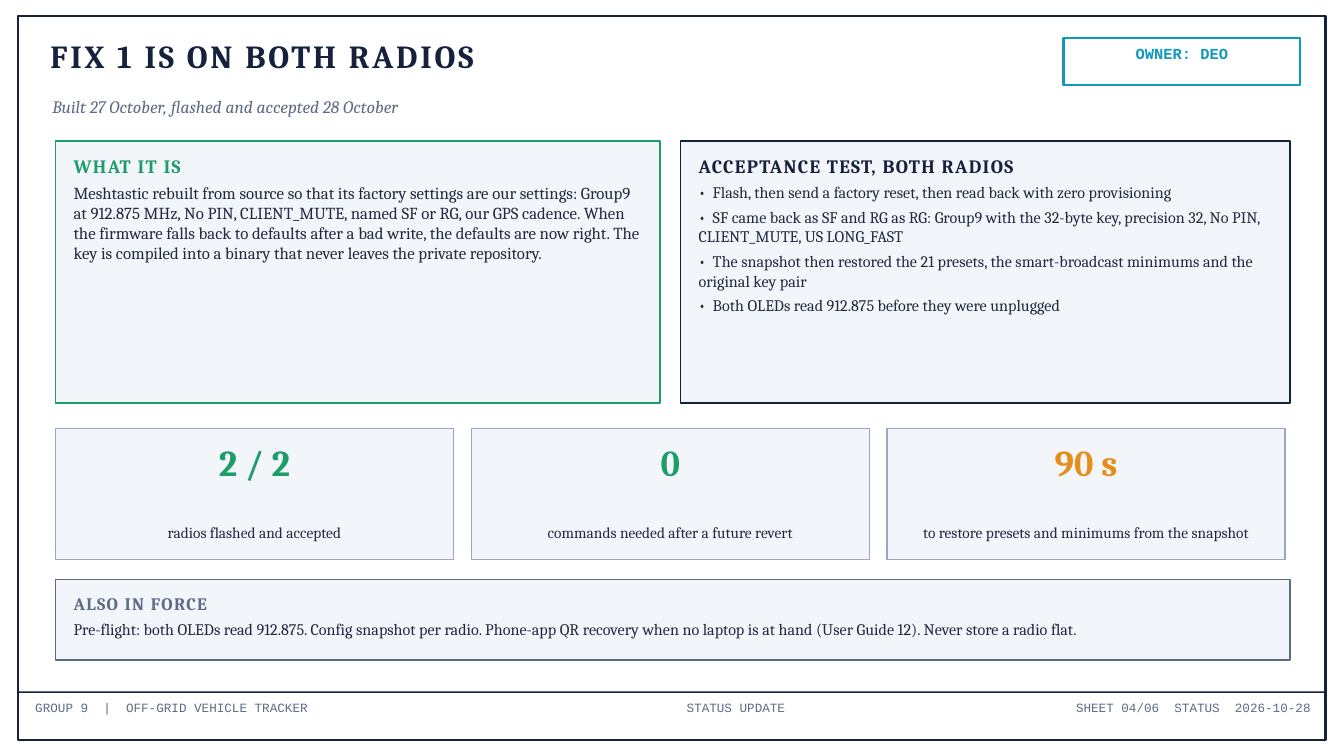
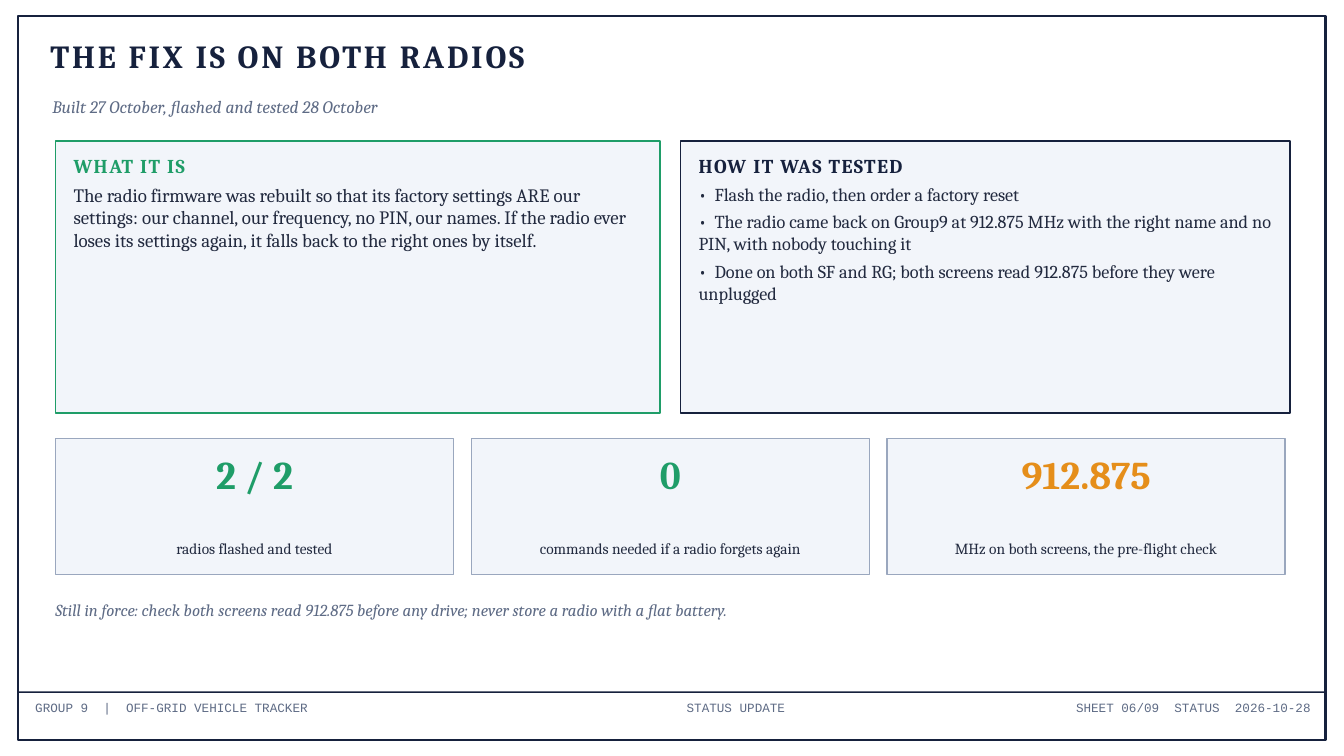
Before and after one commit to deosgracius/offgrid-vehicle-tracker, a slide deck: slide 6 of docs/presentations/Group9_Status_2026-10-28.pptx (slide 4 before the commit). Drawn at 1344x756 pixels with LibreOffice and Linux fonts; fonts in the diff are those of the drawing. Boxes give left, top, right and bottom in pixels: in the first picture for what was removed or moved away, otherwise in the second. Text is boxed around its words. In the diff, an @@ line names an element or a change of style, - is before the commit and + after.

```diff
--- a/docs/presentations/Group9_Status_2026-10-28.pptx
+++ b/docs/presentations/Group9_Status_2026-10-28.pptx
@@ text at (50, 46, 525, 69): text changed @@
-FIX 1 IS ON BOTH RADIOS
+THE FIX IS ON BOTH RADIOS
@@ rectangle removed at (1064, 38, 1301, 85) @@
@@ text removed at (1136, 48, 1228, 59) @@
-OWNER: DEO
@@ text at (52, 101, 378, 117): text changed @@
-Built 27 October, flashed and accepted 28 October
+Built 27 October, flashed and tested 28 October
@@ rectangle: place and size @@
-rectangle at (55, 141, 660, 403)
+rectangle at (55, 141, 660, 413)
@@ rectangle: place and size @@
-rectangle at (681, 141, 1291, 403)
+rectangle at (681, 141, 1291, 413)
@@ text at (74, 159, 185, 173): size 13.5 to 14 pt in "WHAT IT IS" @@
@@ text at (699, 159, 1271, 304): text changed; size 11.5 to 13 pt @@
-ACCEPTANCE TEST, BOTH RADIOS
-• Flash, then send a factory reset, then read back with zero provisioning
-• SF came back as SF and RG as RG: Group9 with the 32-byte key, precision 32, No PIN, CLIENT_MUTE, US LONG_FAST
-• The snapshot then restored the 21 presets, the smart-broadcast minimums and the original key pair
-• Both OLEDs read 912.875 before they were unplugged
+HOW IT WAS TESTED
+• Flash the radio, then order a factory reset
+• The radio came back on Group9 at 912.875 MHz with the right name and no PIN, with nobody touching it
+• Done on both SF and RG; both screens read 912.875 before they were unplugged
@@ text at (74, 188, 626, 251): text changed; size 12 to 13.5 pt @@
-Meshtastic rebuilt from source so that its factory settings are our settings: Group9 at 912.875 MHz, No PIN, CLIENT_MUTE, named SF or RG, our GPS cadence. When the firmware falls back to defaults after a bad write, the defaults are now right. The key is compiled into a binary that never leaves the private repository.
+The radio firmware was rebuilt so that its factory settings ARE our settings: our channel, our frequency, no PIN, our names. If the radio ever loses its settings again, it falls back to the right ones by itself.
@@ rectangle: place and size @@
-rectangle at (55, 429, 454, 560)
+rectangle at (55, 439, 454, 575)
@@ rectangle: place and size @@
-rectangle at (471, 429, 869, 560)
+rectangle at (471, 439, 869, 575)
@@ rectangle: place and size @@
-rectangle at (887, 429, 1286, 560)
+rectangle at (887, 439, 1286, 575)
@@ text "2 / 2": place and size @@
-text "2 / 2" at (219, 451, 290, 476)
+text "2 / 2" at (216, 462, 293, 489)
@@ text "2 / 2" at (216, 462, 293, 489): size 26 to 28 pt @@
@@ text "0" at (660, 462, 681, 490): size 26 to 28 pt @@
@@ text "0": place and size @@
-text "0" at (661, 451, 680, 477)
+text "0" at (660, 462, 681, 490)
@@ text added at (1022, 462, 1151, 490), 28 pt, text #E58E1A, bold @@
+912.875
@@ text removed at (1055, 451, 1117, 477) @@
-90 s
@@ text removed at (923, 527, 1249, 542) @@
-to restore presets and minimums from the snapshot
@@ text at (176, 543, 332, 554): text changed @@
-radios flashed and accepted
+radios flashed and tested
@@ text at (540, 543, 800, 558): text changed @@
-commands needed after a future revert
+commands needed if a radio forgets again
@@ text added at (955, 543, 1216, 558), 11 pt, text #222A3F @@
+MHz on both screens, the pre-flight check
@@ rectangle removed at (55, 580, 1291, 660) @@
@@ text at (55, 604, 727, 620): text changed; size 11.5 to 12 pt; text colour #222A3F to #5E6B85; italic on @@
-ALSO IN FORCE
-Pre-flight: both OLEDs read 912.875. Config snapshot per radio. Phone-app QR recovery when no laptop is at hand (User Guide 12). Never store a radio flat.
+Still in force: check both screens read 912.875 before any drive; never store a radio with a flat battery.
@@ text at (1076, 703, 1311, 712): text changed @@
-SHEET 04/06 STATUS 2026-10-28
+SHEET 06/09 STATUS 2026-10-28
```
Also in this commit, not shown: 3 other slides changed, 5 slides added, 2 slides removed, 1 other file.
